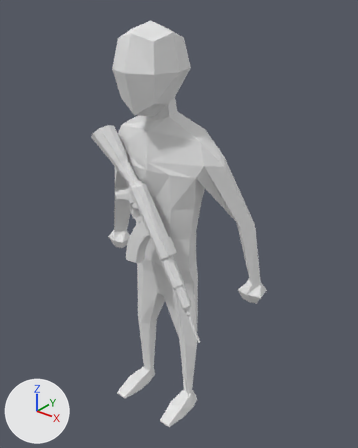
The Blender file Assets/Models/Army base model default pose.blend as it was, and as the next commit left it.
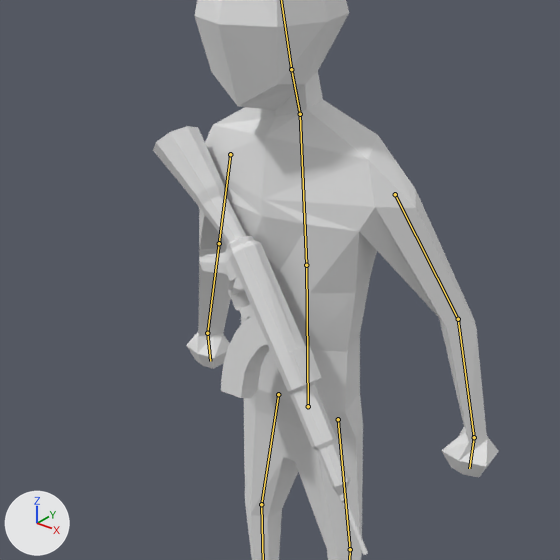
Each version appears first whole from a 50 mm camera at (15.1, -17.0, 22.5) aimed at (0.5, 1.3, 11.2), and next in a close-up on the part from 4% to 83% of the width and 14% to 77% of the height. Lighting does not change. The marker at lower left points along +X, +Y and +Z. The bones that bend it are drawn over the model as lines in the close-ups.
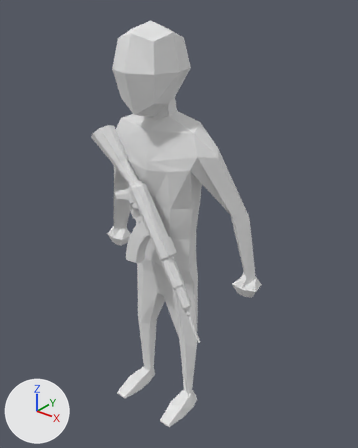
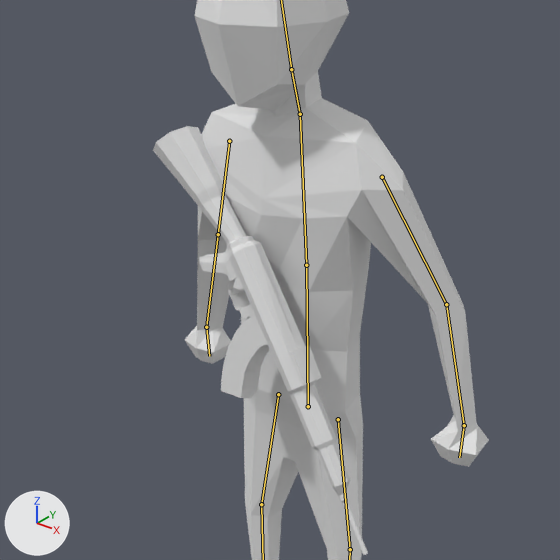
The newer file adds an action. The first version stands in its rest pose; the second is drawn at frame 60 of the action 'ArmatureAction'.

Changed parts and their boxes (x1, y1, x2, y2) in the close-ups (560 x 560 px):
'Cube', posed
    before: (186, 0, 499, 560)
    after: (185, 0, 489, 560)
bone 'Bone.004', root to tip
    before: (395, 194) to (458, 319)
    after: (382, 177) to (446, 304)
bone 'Bone.010', root to tip
    before: (230, 154) to (219, 243)
    after: (229, 141) to (218, 234)

Edits to the bpy script that builds the scene:
```text
Change bone_bone_004:
    where bone_bone_004 = bpy.data.objects['Armature'].pose.bones['Bone.004']  # child of 'Bone'
    bone_bone_004.location: (0.0, 0.0, 0.0) -> (0.21, -0.58, -0.2)
Change bone_bone_010:
    where bone_bone_010 = bpy.data.objects['Armature'].pose.bones['Bone.010']  # child of 'Bone'
    bone_bone_010.location: (0.0, 0.0, 0.0) -> (0.06, -0.8, -0.39)
```
